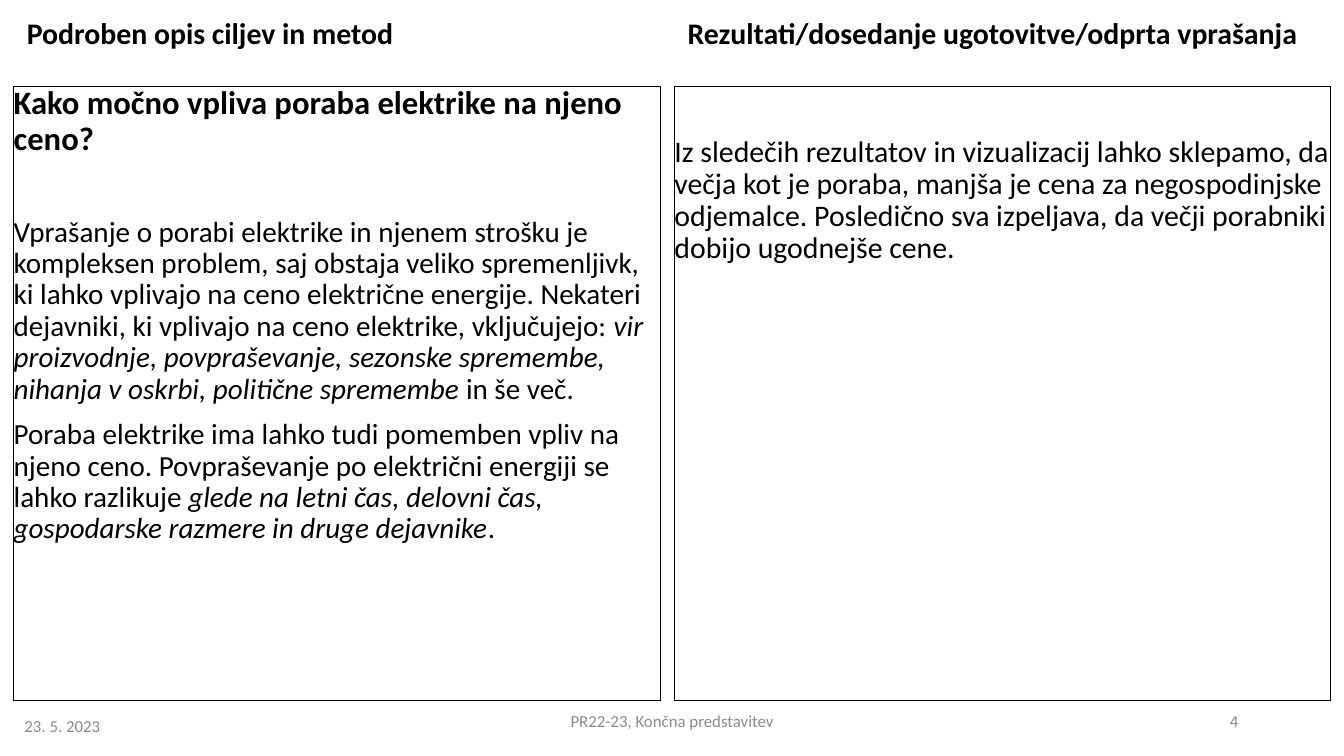
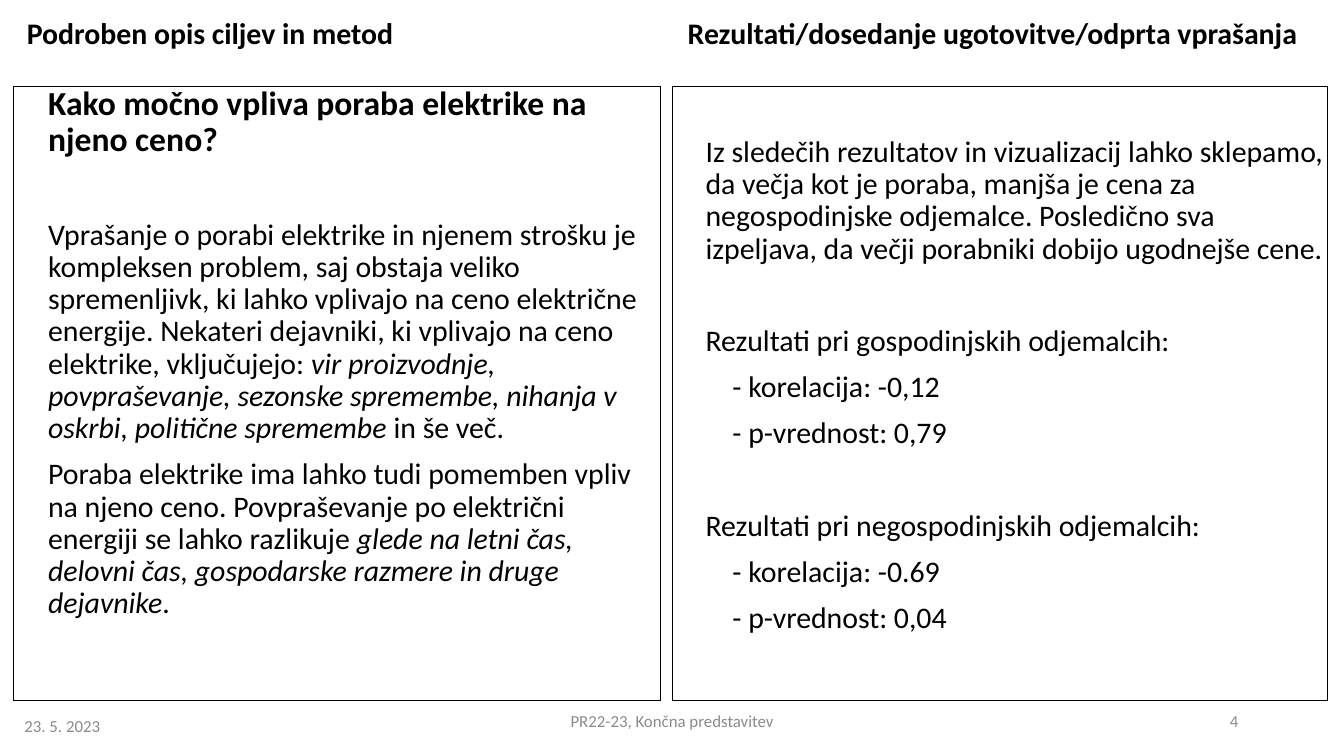
Before and after one commit to MisterMustache/PR22TLTS, a slide deck: slide 4 of PR2022-23_koncna_14a.pptx. Drawn at 1344x756 pixels with LibreOffice and Linux fonts; fonts in the diff are those of the drawing. Boxes give left, top, right and bottom in pixels: in the first picture for what was removed or moved away, otherwise in the second. Text is boxed around its words. In the diff, an @@ line names an element or a change of style, - is before the commit and + after.

```diff
--- a/PR2022-23_koncna_14a.pptx
+++ b/PR2022-23_koncna_14a.pptx
@@ text "Kako močno vpliva poraba elektrike ..." at (x1=13, y1=86, x2=660, y2=700): size 17.6 to 18 pt in "Kako močno vpliva poraba elektrike na njeno ..."; size 15.6 to 16 pt; indent changed @@
@@ text at (x1=706, y1=330, x2=1200, y2=633): paragraphs added @@
+Rezultati pri gospodinjskih odjemalcih:
+- korelacija: -0,12
+- p-vrednost: 0,79
+Rezultati pri negospodinjskih odjemalcih:
+- korelacija: -0.69
+- p-vrednost: 0,04
```
Also in this commit, not shown: 3 other slides changed.
